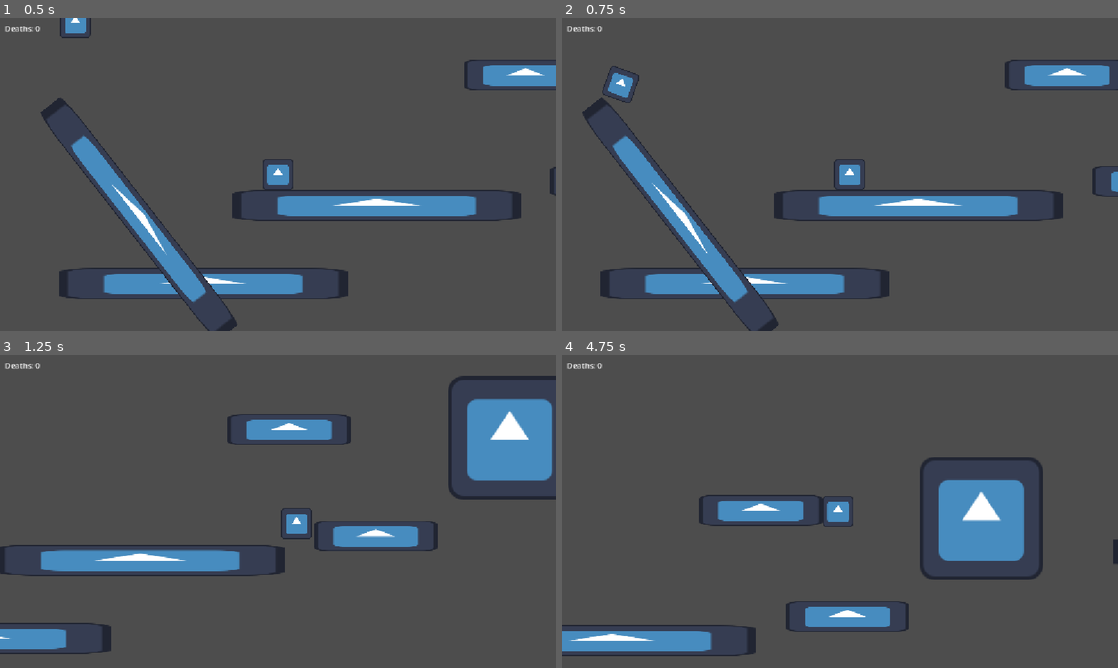
Above: before the commit, frames 1-4 (two rows, left to right).
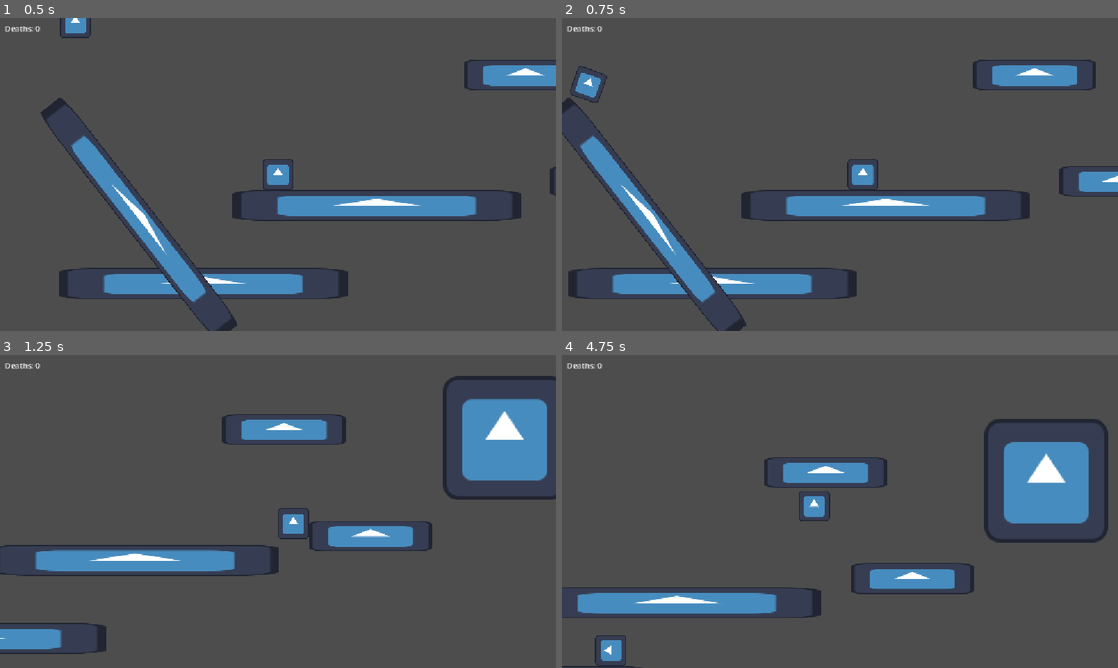
Above: after the commit, the same moments.

Repository: lmg-abe/runny-nose
Game: Godot game, scene res://main.tscn
Same seed, same stepped clock (60 frames per second), same inputs: the game is played once before the commit and once after it. The engine's default icon, where the game draws it, is replaced by a stand-in: a white triangle on a blue panel in a dark square.
Inputs:
- Up to frame 1 (0.5 s): no input
- Up to frame 2 (0.75 s): hold D (move_right) from 0.53 s (still down); tap 2 (dash, bound only after the commit) at 0.6 s
- Up to frame 3 (1.25 s): keep holding D (move_right); tap Space (jump) at 0.77 s; tap E (dash, bound only before the commit) at 0.8 s
- Up to frame 4 (4.75 s): tap E (dash, bound only before the commit) at 1.35, 2.3, 2.85, 3.8 s; tap Space (jump) at 1.52, 3.02, 3.77, 4.52 s; tap 2 (dash, bound only after the commit) at 1.55, 2.1, 3.05, 4.55 s; release D (move_right) at 2.03 s; hold A (move_left) 2.03-2.78 s; hold D (move_right) 2.78-4.28 s; tap 1 (sneeze, bound only after the commit) at 3.6 s; hold A (move_left) from 4.28 s (still down); tap Shift (sneeze, bound only before the commit) at 4.35 s

Frame 1 is identical in both runs. In frame 2, 11% of the frame differs, in the area x 0-100%, y 13-100%; in frame 3, 3.1%; in frame 4, 19%, in the area x 0-100%, y 20-100%.

Commit message:
added velocity 0 to dash

Diff:
--- a/player_movement.gd
+++ b/player_movement.gd
@@ -18,6 +18,8 @@
 		canDash = true
 	if canDash and Input.is_action_just_pressed("dash") :
 		velocity.x+=Input.get_axis("move_left","move_right")*dashSpeed
+		if velocity.y > 0 :
+			velocity.y = 0
 		canDash = false
 	if Input.is_action_just_pressed("jump") and is_on_floor():
 		velocity.y=-jumpSpeed
--- a/project.godot
+++ b/project.godot
@@ -47,13 +47,14 @@
 }
 dash={
 "deadzone": 0.2,
-"events": [Object(InputEventKey,"resource_local_to_scene":fa …(140 unchanged characters)… d":false,"keycode":0,"physical_keycode":69,"key_label":0,"unicode":101,"location":0,"echo":false,"script":null)
-, Object(InputEventKey,"resource_local_to_scene":false,"reso …(131 unchanged characters)… d":false,"keycode":0,"physical_keycode":4194326,"key_label":0,"unicode":0,"location":0,"echo":false,"script":null)
+"events": [Object(InputEventKey,"resource_local_to_scene":fa …(140 unchanged characters)… d":false,"keycode":0,"physical_keycode":50,"key_label":0,"unicode":50,"location":0,"echo":false,"script":null)
+, Object(InputEventKey,"resource_local_to_scene":false,"reso …(131 unchanged characters)… d":false,"keycode":0,"physical_keycode":79,"key_label":0,"unicode":111,"location":0,"echo":false,"script":null)
 ]
 }
 sneeze={
 "deadzone": 0.2,
-"events": [Object(InputEventKey,"resource_local_to_scene":fa …(141 unchanged characters)… ":false,"keycode":0,"physical_keycode":4194325,"key_label":0,"unicode":0,"location":0,"echo":false,"script":null)
+"events": [Object(InputEventKey,"resource_local_to_scene":fa …(141 unchanged characters)… ":false,"keycode":0,"physical_keycode":49,"key_label":0,"unicode":49,"location":0,"echo":false,"script":null)
+, Object(InputEventKey,"resource_local_to_scene":false,"resource_name":"","device":-1,"window_id":0,"alt_pressed":false,"shift_pressed":false,"ctrl_pressed":false,"meta_pressed":false,"pressed":false,"keycode":0,"physical_keycode":80,"key_label":0,"unicode":112,"location":0,"echo":false,"script":null)
 ]
 }
 
